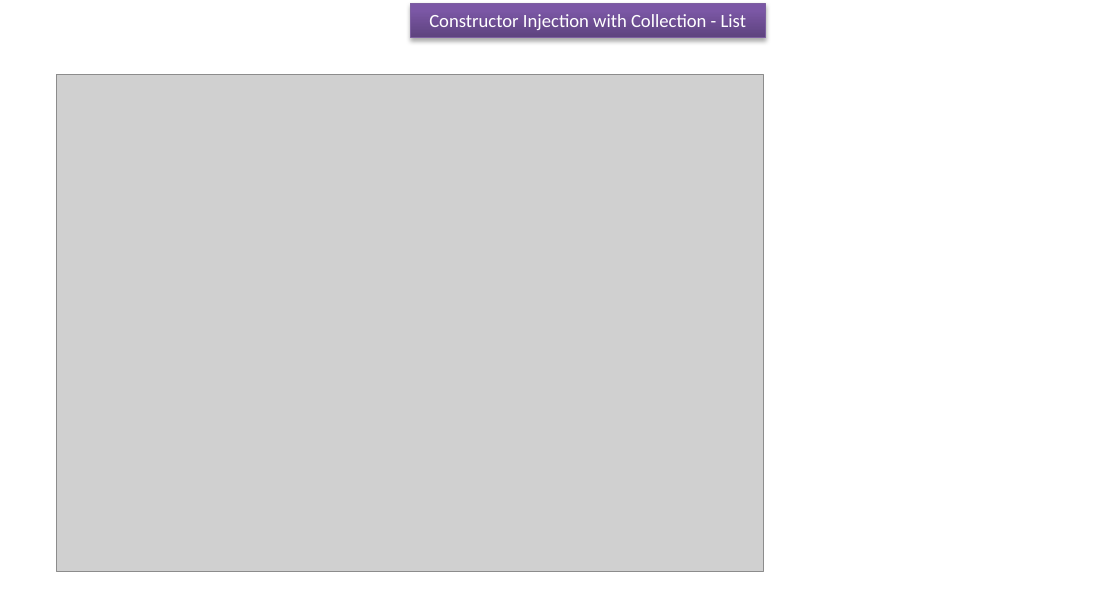
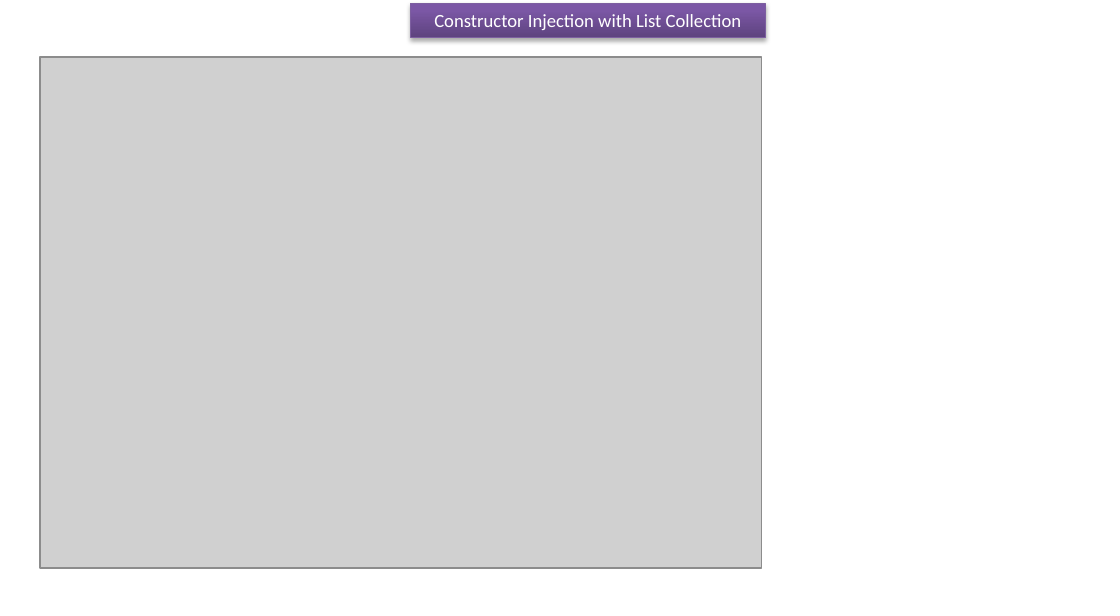
Before and after one commit to ramram43210/javaee, a slide deck: slide 2 of Later/Spring/4_Dependency_Injection/8/Constructor Injection with Collection_List.pptx. Drawn at 1120x616 pixels with LibreOffice and Linux fonts; fonts in the diff are those of the drawing; grey boxes stand for pictures. Boxes give left, top, right and bottom in pixels: in the first picture for what was removed or moved away, otherwise in the second. Text is boxed around its words. In the diff, an @@ line names an element or a change of style, - is before the commit and + after.

```diff
--- a/Later/Spring/4_Dependency_Injection/8/Constructor Injection with Collection_List.pptx
+++ b/Later/Spring/4_Dependency_Injection/8/Constructor Injection with Collection_List.pptx
@@ text in rectangle at (x1=434, y1=14, x2=741, y2=30): text changed @@
-Constructor Injection with Collection - List
+Constructor Injection with List Collection
@@ picture resized from (x1=56, y1=75, x2=763, y2=572) to (x1=40, y1=57, x2=762, y2=568) @@
```
Also in this commit, not shown: 4 other slides changed, 5 other files.
